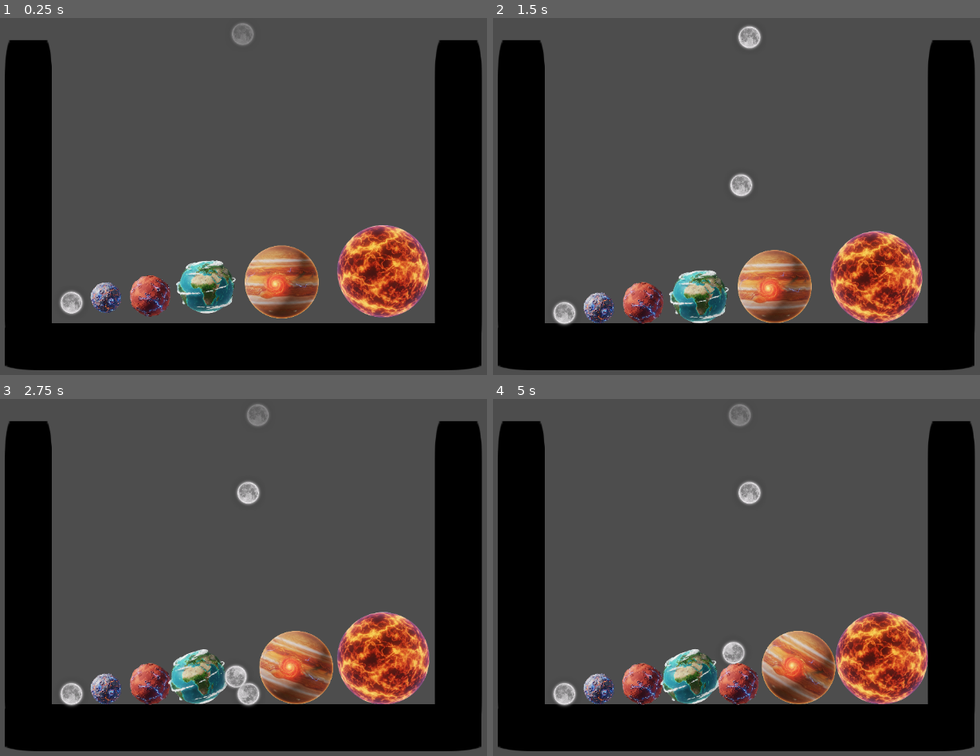
Above: before the commit, frames 1-4 (two rows, left to right).
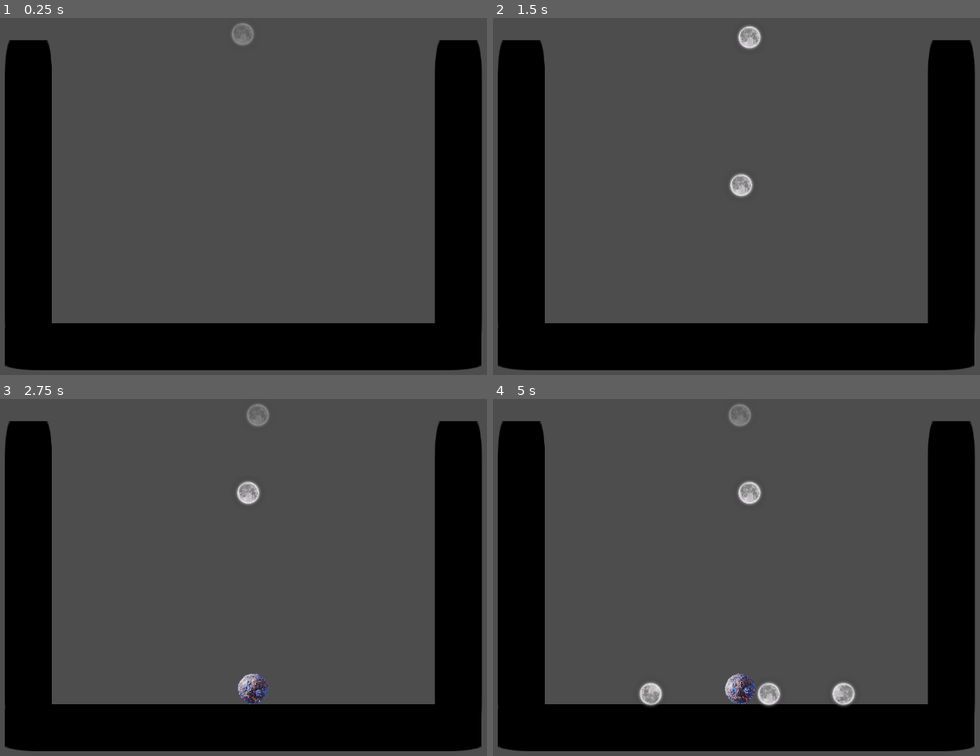
Above: after the commit, the same moments.

Repository: 6thAce/marbel-merger
Game: Godot game, scene res://main.tscn
Same seed, same stepped clock (60 frames per second), same inputs: the game is played once before the commit and once after it. The engine's default icon, where the game draws it, is replaced by a stand-in: a white triangle on a blue panel in a dark square.
Inputs (mouse positions are in pixels of both pictures, inside the frame that each line leads up to):
- Up to frame 1 (0.25 s): no input
- Up to frame 2 (1.5 s): move the mouse to (872, 178) at 0.52 s; hold Right (ui_right) 0.53-1.28 s; tap Space (space) at 0.6, 1.35 s; click (872, 178) at 0.67 s; move the mouse to (609, 214) at 1.27 s; hold Left (ui_left) from 1.28 s (still down)
- Up to frame 3 (2.75 s): move the mouse to (306, 498) at 2.02 s; release Left (ui_left) at 2.03 s; hold Right (ui_right) from 2.03 s (still down); tap Space (space) at 2.1 s
- Up to frame 4 (5 s): move the mouse to (702, 648) at 2.77 s; tap Space (space) at 2.85, 3.6, 4.35 s; click (702, 648) at 2.92 s; move the mouse to (926, 631) at 3.52 s; release Right (ui_right) at 3.53 s; hold Left (ui_left) from 3.53 s (still down); move the mouse to (541, 523) at 4.27 s

The runs differ from the first frame. In frame 1, 9.0% of the frame differs, in the area x 12-89%, y 58-85%; in frame 2, 9.1%; in frame 3, 9.7%; in frame 4, 10%, in the area x 12-90%, y 59-87%.

Commit message:
Fix ball merge logic and defer merge for safety
Refactored ball scripts to use call_deferred for merging, preventing physics loop issues and race conditions. Added logic to temporarily set merging ball's level to -1 to avoid multiple merges, and unified merge behavior across all ball scripts. Updated main.tscn to remove pre-instantiated balls and unused scene references.

Diff:
--- a/ball_0.gd
+++ b/ball_0.gd
@@ -18,7 +18,8 @@
 	if body is RigidBody2D and body.has_method("get_level") and not body.is_preview:
 		if body.get_level() == level:
 			if get_instance_id() < body.get_instance_id():
-				merge_with(body)
+				# CRITICAL FIX: Use call_deferred to safely execute the merge outside the physics loop.
+				call_deferred("merge_with", body)
 
 func get_level() -> int:
 	return level
@@ -27,11 +28,17 @@
 	if !is_instance_valid(other_ball):
 		return
 
+	# Optional: Set level to -1 to prevent the 'other_ball' from initiating a merge
+	# with a third ball while it waits to be queued for deletion.
+	if other_ball.has_method("get_level"):
+		other_ball.level = -1
+
 	var new_pos = (position + other_ball.position) / 2.0
 	var next_level = level + 1
 
-	call_deferred("queue_free")
-	other_ball.call_deferred("queue_free")
+	# These are safe because the whole function was deferred.
+	queue_free()
+	other_ball.queue_free()
 
 	if main and next_level < main.ball_scenes.size():
 		var new_ball = main.ball_scenes[next_level].instantiate()
--- a/ball_1.gd
+++ b/ball_1.gd
@@ -18,7 +18,8 @@
 	if body is RigidBody2D and body.has_method("get_level") and not body.is_preview:
 		if body.get_level() == level:
 			if get_instance_id() < body.get_instance_id():
-				merge_with(body)
+				# CRITICAL FIX: Use call_deferred to safely execute the merge outside the physics loop.
+				call_deferred("merge_with", body)
 
 func get_level() -> int:
 	return level
@@ -27,11 +28,17 @@
 	if !is_instance_valid(other_ball):
 		return
 
+	# Optional: Set level to -1 to prevent the 'other_ball' from initiating a merge
+	# with a third ball while it waits to be queued for deletion.
+	if other_ball.has_method("get_level"):
+		other_ball.level = -1
+
 	var new_pos = (position + other_ball.position) / 2.0
 	var next_level = level + 1
 
-	call_deferred("queue_free")
-	other_ball.call_deferred("queue_free")
+	# These are safe because the whole function was deferred.
+	queue_free()
+	other_ball.queue_free()
 
 	if main and next_level < main.ball_scenes.size():
 		var new_ball = main.ball_scenes[next_level].instantiate()
--- a/ball_2.gd
+++ b/ball_2.gd
@@ -18,7 +18,8 @@
 	if body is RigidBody2D and body.has_method("get_level") and not body.is_preview:
 		if body.get_level() == level:
 			if get_instance_id() < body.get_instance_id():
-				merge_with(body)
+				# CRITICAL FIX: Use call_deferred to safely execute the merge outside the physics loop.
+				call_deferred("merge_with", body)
 
 func get_level() -> int:
 	return level
@@ -27,11 +28,17 @@
 	if !is_instance_valid(other_ball):
 		return
 
+	# Optional: Set level to -1 to prevent the 'other_ball' from initiating a merge
+	# with a third ball while it waits to be queued for deletion.
+	if other_ball.has_method("get_level"):
+		other_ball.level = -1
+
 	var new_pos = (position + other_ball.position) / 2.0
 	var next_level = level + 1
 
-	call_deferred("queue_free")
-	other_ball.call_deferred("queue_free")
+	# These are safe because the whole function was deferred.
+	queue_free()
+	other_ball.queue_free()
 
 	if main and next_level < main.ball_scenes.size():
 		var new_ball = main.ball_scenes[next_level].instantiate()
--- a/ball_3.gd
+++ b/ball_3.gd
@@ -18,7 +18,8 @@
 	if body is RigidBody2D and body.has_method("get_level") and not body.is_preview:
 		if body.get_level() == level:
 			if get_instance_id() < body.get_instance_id():
-				merge_with(body)
+				# CRITICAL FIX: Use call_deferred to safely execute the merge outside the physics loop.
+				call_deferred("merge_with", body)
 
 func get_level() -> int:
 	return level
@@ -27,11 +28,17 @@
 	if !is_instance_valid(other_ball):
 		return
 
+	# Optional: Set level to -1 to prevent the 'other_ball' from initiating a merge
+	# with a third ball while it waits to be queued for deletion.
+	if other_ball.has_method("get_level"):
+		other_ball.level = -1
+
 	var new_pos = (position + other_ball.position) / 2.0
 	var next_level = level + 1
 
-	call_deferred("queue_free")
-	other_ball.call_deferred("queue_free")
+	# These are safe because the whole function was deferred.
+	queue_free()
+	other_ball.queue_free()
 
 	if main and next_level < main.ball_scenes.size():
 		var new_ball = main.ball_scenes[next_level].instantiate()
--- a/ball_4.gd
+++ b/ball_4.gd
@@ -18,7 +18,8 @@
 	if body is RigidBody2D and body.has_method("get_level") and not body.is_preview:
 		if body.get_level() == level:
 			if get_instance_id() < body.get_instance_id():
-				merge_with(body)
+				# CRITICAL FIX: Use call_deferred to safely execute the merge outside the physics loop.
+				call_deferred("merge_with", body)
 
 func get_level() -> int:
 	return level
@@ -27,11 +28,17 @@
 	if !is_instance_valid(other_ball):
 		return
 
+	# Optional: Set level to -1 to prevent the 'other_ball' from initiating a merge
+	# with a third ball while it waits to be queued for deletion.
+	if other_ball.has_method("get_level"):
+		other_ball.level = -1
+
 	var new_pos = (position + other_ball.position) / 2.0
 	var next_level = level + 1
 
-	call_deferred("queue_free")
-	other_ball.call_deferred("queue_free")
+	# These are safe because the whole function was deferred.
+	queue_free()
+	other_ball.queue_free()
 
 	if main and next_level < main.ball_scenes.size():
 		var new_ball = main.ball_scenes[next_level].instantiate()
--- a/ball_5.gd
+++ b/ball_5.gd
@@ -6,19 +6,41 @@
 
 func _ready() -> void:
 	var area = $Area2D
-	if area and not area.body_entered.is_connected(_on_area_2d_body_entered):
+	# Connect manually (ignore editor connections)
+	if not area.body_entered.is_connected(_on_area_2d_body_entered):
 		area.body_entered.connect(_on_area_2d_body_entered)
 
 func _on_area_2d_body_entered(body: Node) -> void:
-	if body == self or is_preview:
+	if is_preview:
 		return
-	if body is RigidBody2D and body.has_method("get_level"):
+	if body == self:
+		return
+	if body is RigidBody2D and body.has_method("get_level") and not body.is_preview:
 		if body.get_level() == level:
-			_on_same_level_hit(body)
+			if get_instance_id() < body.get_instance_id():
+				# CRITICAL FIX: Use call_deferred to safely execute the merge outside the physics loop.
+				call_deferred("merge_with", body)
 
-func _on_same_level_hit(body: Node) -> void:
-	# Do not merge; just create a bounce or special effect
-	var direction = (global_position - body.global_position).normalized()
-	apply_impulse(direction * 150.0)
+func get_level() -> int:
+	return level
 
-	# Optional effects: Particles or
+func merge_with(other_ball: RigidBody2D) -> void:
+	if !is_instance_valid(other_ball):
+		return
+
+	# Optional: Set level to -1 to prevent the 'other_ball' from initiating a merge
+	# with a third ball while it waits to be queued for deletion.
+	if other_ball.has_method("get_level"):
+		other_ball.level = -1
+
+	var new_pos = (position + other_ball.position) / 2.0
+	var next_level = level + 1
+
+	# These are safe because the whole function was deferred.
+	queue_free()
+	other_ball.queue_free()
+
+	if main and next_level < main.ball_scenes.size():
+		var new_ball = main.ball_scenes[next_level].instantiate()
+		new_ball.position = new_pos
+		main.add_child(new_ball)
--- a/main.tscn
+++ b/main.tscn
@@ -1,13 +1,7 @@
-[gd_scene load_steps=9 format=3 uid="uid://cc6lrqdv51sht"]
+[gd_scene load_steps=3 format=3 uid="uid://cc6lrqdv51sht"]
 
 [ext_resource type="Script" uid="uid://bill4kdpkvshf" path="res://Main.gd" id="1_uu6xs"]
 [ext_resource type="PackedScene" uid="uid://bmi4l8isf2vaf" path="res://backgroung.tscn" id="2_r0du0"]
-[ext_resource type="PackedScene" uid="uid://dn0bkncduyfsg" path="res://ball0.tscn" id="3_trn2v"]
-[ext_resource type="PackedScene" uid="uid://dem7sn5vpcpx0" path="res://ball1.tscn" id="4_03owx"]
-[ext_resource type="PackedScene" uid="uid://dlypir5dynwuy" path="res://ball2.tscn" id="5_wkp8b"]
-[ext_resource type="PackedScene" uid="uid://dmh855alp8erh" path="res://ball3.tscn" id="6_20pc6"]
-[ext_resource type="PackedScene" uid="uid://da3f7w6w23chk" path="res://ball4.tscn" id="7_5vvyt"]
-[ext_resource type="PackedScene" uid="uid://b6gpitykrcbhg" path="res://ball5.tscn" id="8_c6i3y"]
 
 [node name="Main" type="Node2D"]
 position = Vector2(-32, -28)
@@ -28,21 +22,3 @@
 [node name="Camera2D" type="Camera2D" parent="."]
 position = Vector2(602, 319)
 zoom = Vector2(0.75, 0.75)
-
-[node name="ball0" parent="." instance=ExtResource("3_trn2v")]
-position = Vector2(191, 546)
-
-[node name="ball1" parent="." instance=ExtResource("4_03owx")]
-position = Vector2(274, 534)
-
-[node name="ball2" parent="." instance=ExtResource("5_wkp8b")]
-position = Vector2(381, 530)
-
-[node name="ball3" parent="." instance=ExtResource("6_20pc6")]
-position = Vector2(515, 508)
-
-[node name="ball4" parent="." instance=ExtResource("7_5vvyt")]
-position = Vector2(698, 496)
-
-[node name="ball5" parent="." instance=ExtResource("8_c6i3y")]
-position = Vector2(943, 470)
